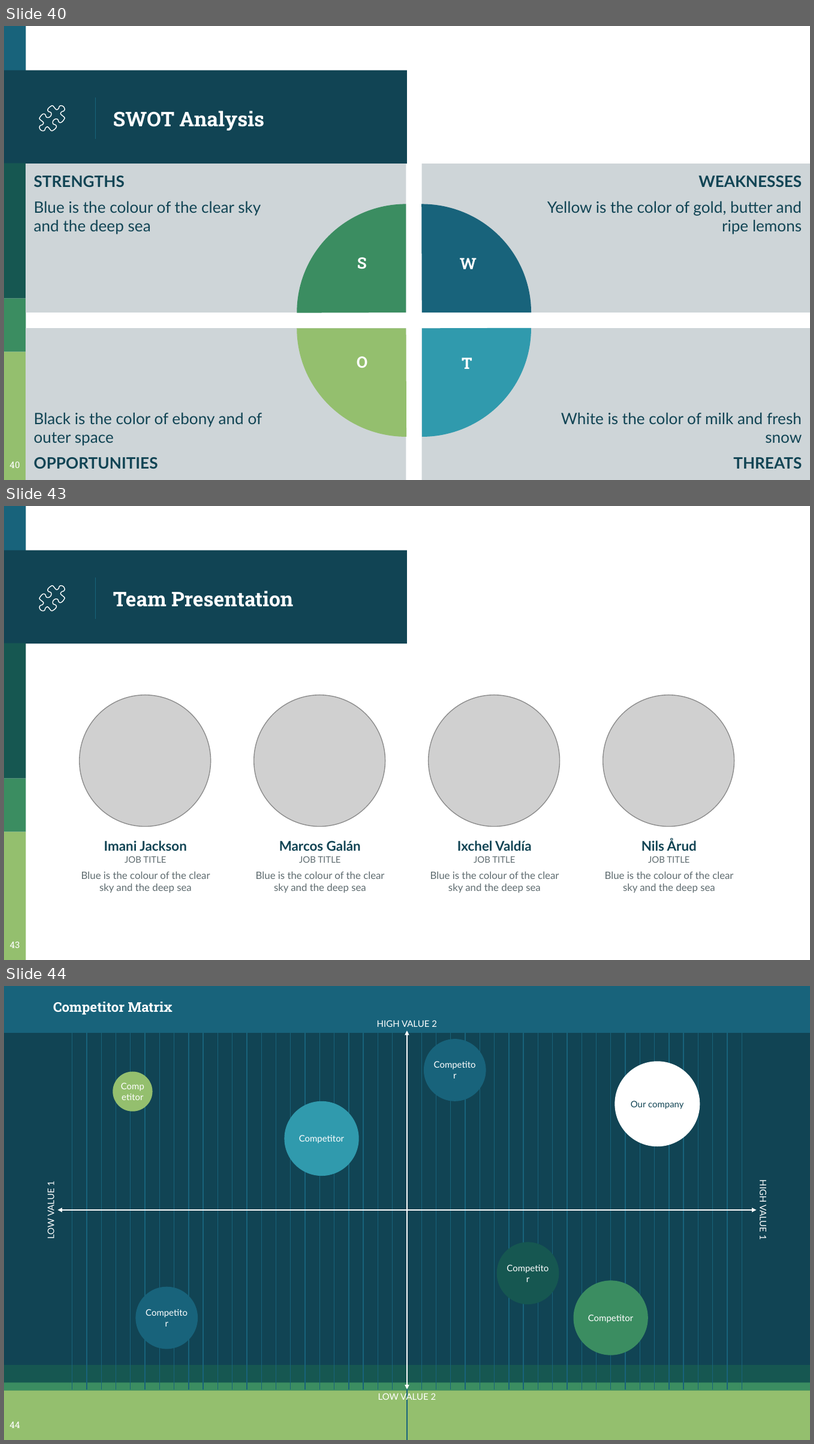
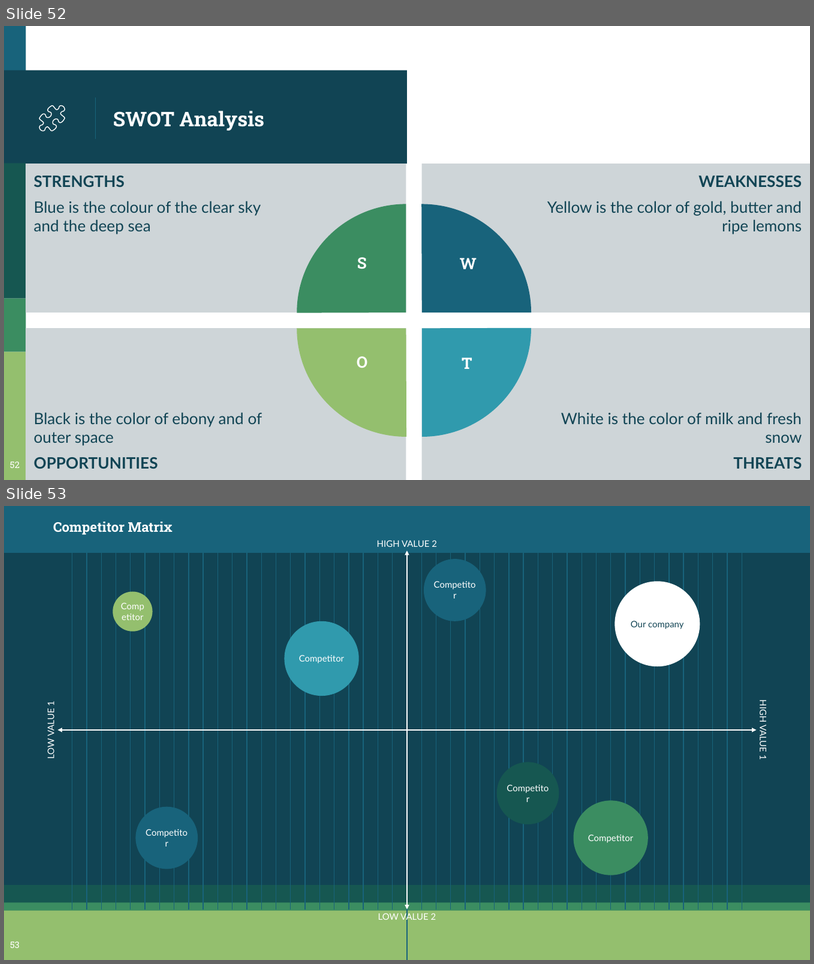
Before and after one commit to asphodelian/Math-760, a slide deck: Presentation/Ch4.6-4.8/M760 Ch4.6-Ch4.8.pptx. Shown one above the other, each under a label of ours: slides 40, 43 and 44 before the commit, slides 52 and 53 after it; the slides between them are not shown. The pictures are 814x1444 and 814x964 pixels, drawn with LibreOffice and Linux fonts; fonts in the diff are those of the drawing; grey boxes stand for pictures. Boxes give left, top, right and bottom in pixels: in the first picture for what was removed or moved away, otherwise in the second. Text is boxed around its words. In the diff, an @@ line names an element or a change of style, - is before the commit and + after.

```diff
--- a/Presentation/Ch4.6-4.8/M760 Ch4.6-Ch4.8.pptx
+++ b/Presentation/Ch4.6-4.8/M760 Ch4.6-Ch4.8.pptx
@@ slide 43 removed at box(4, 506, 810, 960), background #FFFFFF; not listed: 6 template elements that a slide beside it also shows @@
@@ freeform shape removed at box(39, 586, 65, 611) @@
@@ title removed at box(113, 591, 293, 607) @@
-Team Presentation
@@ picture removed at box(80, 694, 211, 826) @@
@@ picture removed at box(254, 694, 386, 826) @@
@@ picture removed at box(429, 694, 560, 826) @@
@@ picture removed at box(603, 694, 735, 826) @@
@@ text removed at box(81, 840, 210, 892) @@
-Imani Jackson
-JOB TITLE
-Blue is the colour of the clear sky and the deep sea
@@ text removed at box(256, 840, 384, 892) @@
-Marcos Galán
-JOB TITLE
-Blue is the colour of the clear sky and the deep sea
@@ text removed at box(431, 840, 559, 892) @@
-Ixchel Valdía
-JOB TITLE
-Blue is the colour of the clear sky and the deep sea
@@ text removed at box(605, 839, 734, 892) @@
-Nils Årud
-JOB TITLE
-Blue is the colour of the clear sky and the deep sea
@@ page number removed at box(10, 941, 20, 948) @@
-43
@@ what was slide 40 is now slide 52 @@
@@ page number at box(10, 461, 20, 468): text changed @@
-40
+52
@@ what was slide 44 is now slide 53 @@
@@ page number at box(10, 941, 20, 948): text changed @@
-44
+53
```
Also in this commit, not shown: 6 slides changed, 30 slides added, 23 other slides removed.
